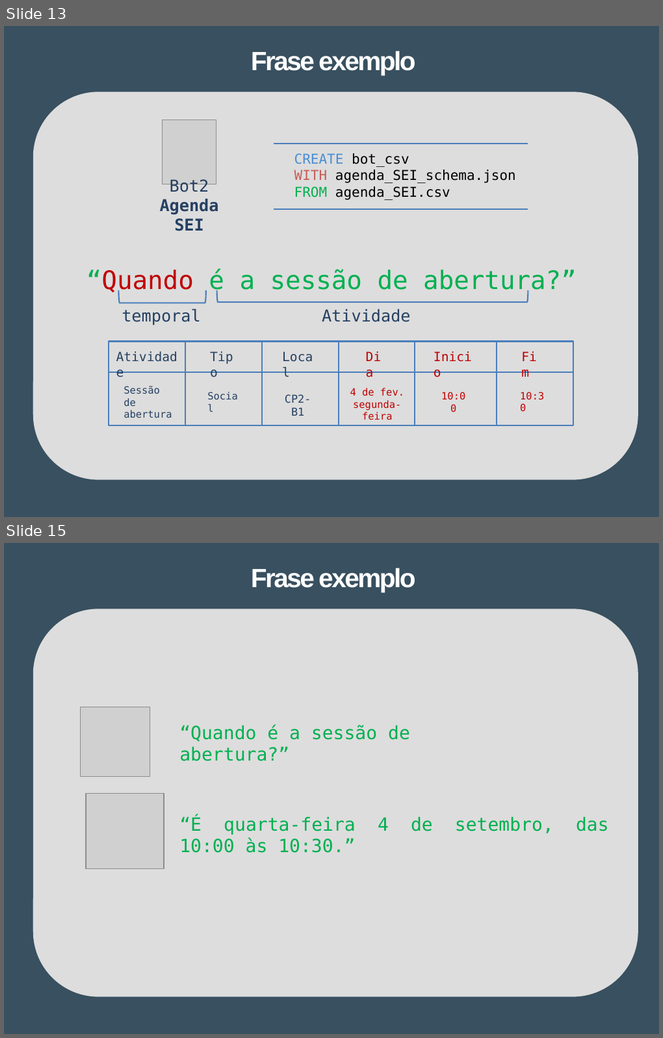
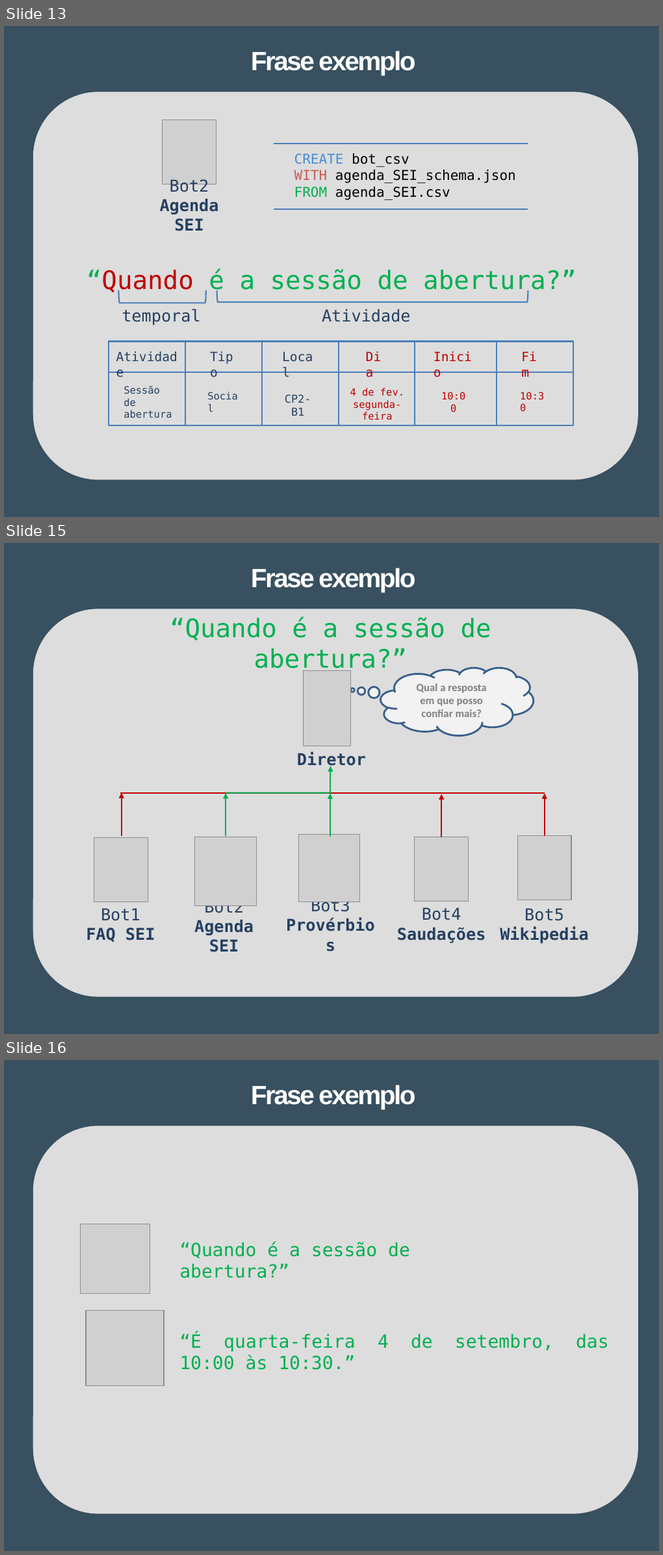
Before and after one commit to Tibblue/PLC, a slide deck: LEI/apresentações/checkpoint2/apresLEI_grupo47.pptx. Shown one above the other, each under a label of ours: slides 13 and 15 before the commit, slides 13, 15 and 16 after it; the slides between them are not shown. The pictures are 663x1038 and 663x1555 pixels, drawn with LibreOffice and Linux fonts; fonts in the diff are those of the drawing; grey boxes stand for pictures. Boxes give left, top, right and bottom in pixels: in the first picture for what was removed or moved away, otherwise in the second. Text is boxed around its words. In the diff, an @@ line names an element or a change of style, - is before the commit and + after.

```diff
--- a/LEI/apresentações/checkpoint2/apresLEI_grupo47.pptx
+++ b/LEI/apresentações/checkpoint2/apresLEI_grupo47.pptx
@@ slide 15 added at (4,543,659,1034), background #FFFFFF @@
@@ freeform shape added at (4,543,659,1034), fill #38505F @@
@@ title added at (251,568,415,592), 29 pt, text #FFFFFF, bold @@
+Frase exemplo
@@ rounded rectangle added at (34,610,638,997), fill #DDDDDD, outline #DDDDDD 2 pt @@
@@ text added at (170,616,492,674), 28 pt, text #00B050 @@
+“Quando é a sessão de abertura?”
@@ picture added at (304,671,350,746) @@
@@ thought cloud added at (381,668,533,735), fill #F2F2F2, outline #3A5F8C 2 pt, 12 pt, text #808080, bold @@
+Qual a resposta em que posso confiar mais?
@@ text added at (297,752,366,769), 18 pt, text #254061, bold @@
+Diretor
@@ line added from (330, 768) to (330, 794), #254061 1.5 pt @@
@@ arrow added from (330, 793) to (330, 767), #00B050 1.5 pt @@
@@ line added from (545, 793) to (120, 793), #C00000 1.5 pt @@
@@ arrow added from (121, 836) to (121, 793), #C00000 1.5 pt @@
@@ arrow added from (226, 837) to (226, 793), #00B050 1.5 pt @@
@@ line added from (330, 793) to (226, 793), #00B050 1.5 pt @@
@@ arrow added from (330, 837) to (330, 793), #00B050 1.5 pt @@
@@ arrow added from (441, 837) to (441, 794), #C00000 1.5 pt @@
@@ arrow added from (545, 837) to (545, 793), #C00000 1.5 pt @@
@@ picture added at (299,835,360,902) @@
@@ picture added at (94,838,148,902) @@
@@ picture added at (194,837,257,906) @@
@@ picture added at (415,837,469,901) @@
@@ picture added at (518,836,571,900) @@
@@ text added at (86,908,155,943), 18 pt, text #254061, bold @@
+Bot1
+FAQ SEI
@@ text added at (194,906,254,953), 18 pt, text #254061, bold @@
+Bot2
+Agenda SEI
@@ text added at (311,902,350,912), 18 pt, text #254061, bold @@
+Bot3
+Provérbios
@@ text added at (397,908,486,943), 18 pt, text #254061, bold @@
+Bot4
+Saudações
@@ text added at (500,908,589,944), 18 pt, text #254061, bold @@
+Bot5
+Wikipedia
@@ what was slide 15 is now slide 16 @@
```
Also in this commit, not shown: 3 slides changed, 5 other slides added, 1 slide removed.
